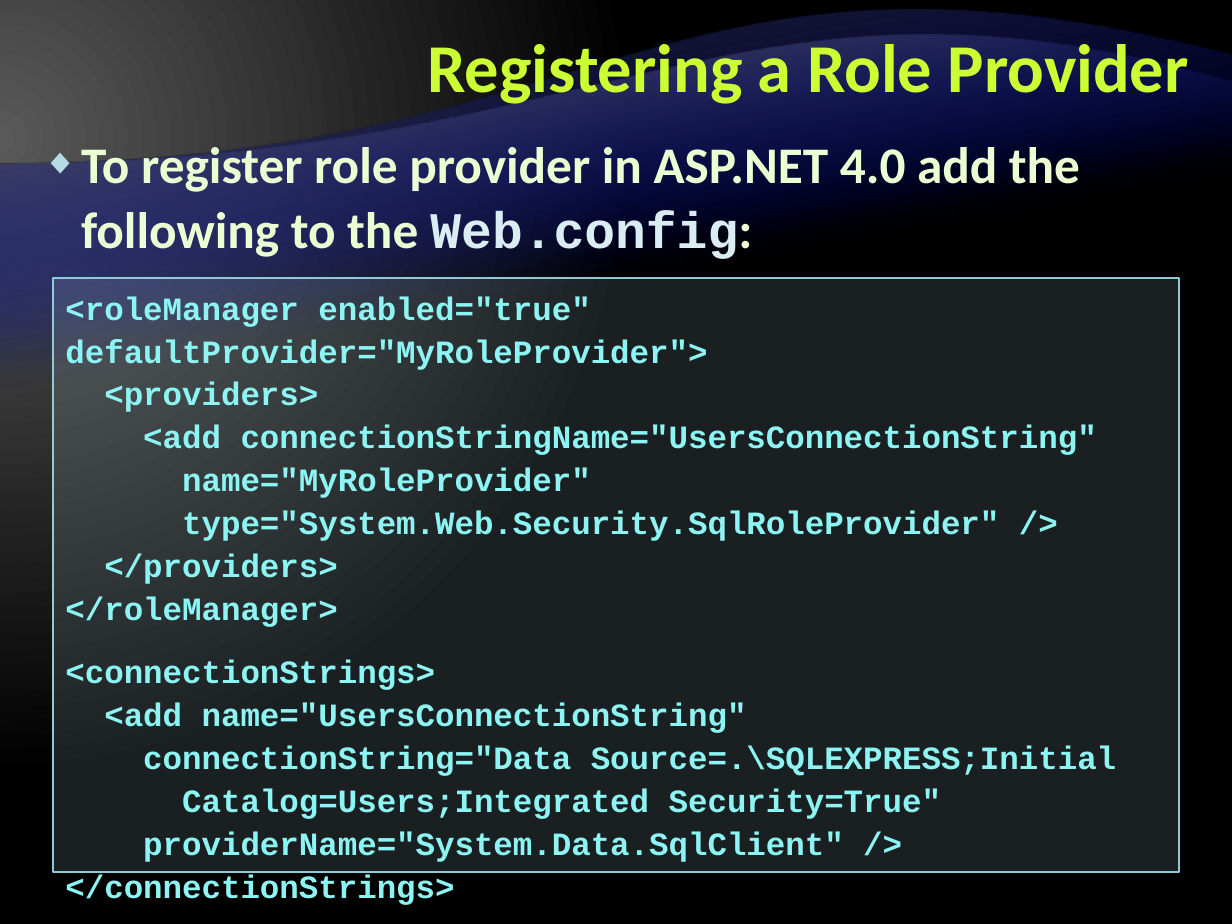
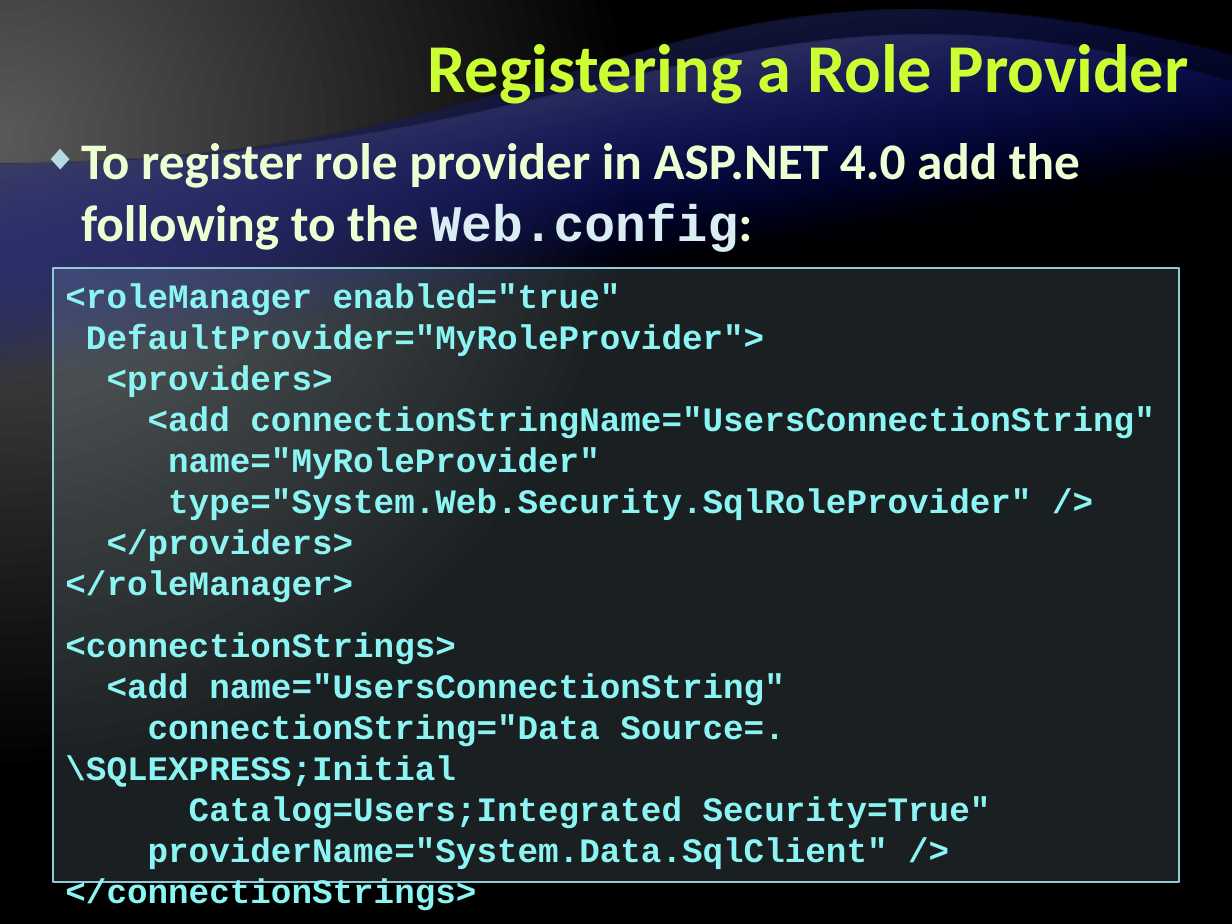
Before and after one commit to Graveheart/aspnetcourse, a slide deck: slide 23 of 2010/lectures/12. ASP.NET-Authentication-and-Authorization.pptx. Drawn at 1232x924 pixels with LibreOffice and Linux fonts; fonts in the diff are those of the drawing; background and template pictures are left out. Boxes give left, top, right and bottom in pixels: in the first picture for what was removed or moved away, otherwise in the second. Text is boxed around its words. In the diff, an @@ line names an element or a change of style, - is before the commit and + after.

```diff
--- a/2010/lectures/12. ASP.NET-Authentication-and-Authorization.pptx
+++ b/2010/lectures/12. ASP.NET-Authentication-and-Authorization.pptx
@@ text "To register role provider in ..." at [81, 137, 1080, 256]: line spacing 38pt to 1 @@
@@ rectangle "<roleManager enabled="true"": place and size @@
-rectangle "<roleManager enabled="true"" at [53, 277, 1178, 871]
+rectangle "<roleManager enabled="true"" at [53, 269, 1178, 882]
@@ text in rectangle at [65, 283, 764, 356]: text changed; size 19 to 20 pt @@
-<roleManager enabled="true" defaultProvider="MyRoleProvider">
+<roleManager enabled="true"
+DefaultProvider="MyRoleProvider">
@@ text in rectangle at [65, 365, 1154, 869]: size 19 to 20 pt in "<providers>", "<add connectionStringName="UsersConnectionString"", "name="MyRoleProvider"", "type="System.Web.Security.SqlRoleProvider" />" and 8 more places; line spacing 1.1 to 1 @@
```
Also in this commit, not shown: 16 other slides changed, 1 slide added.
